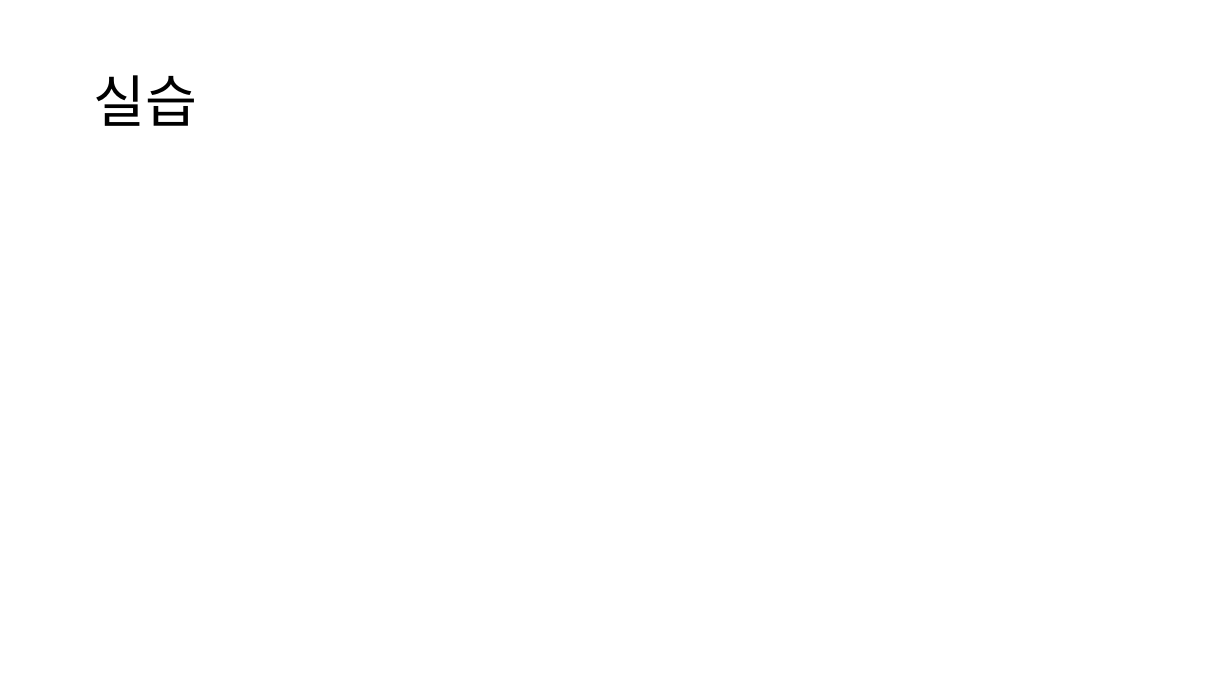
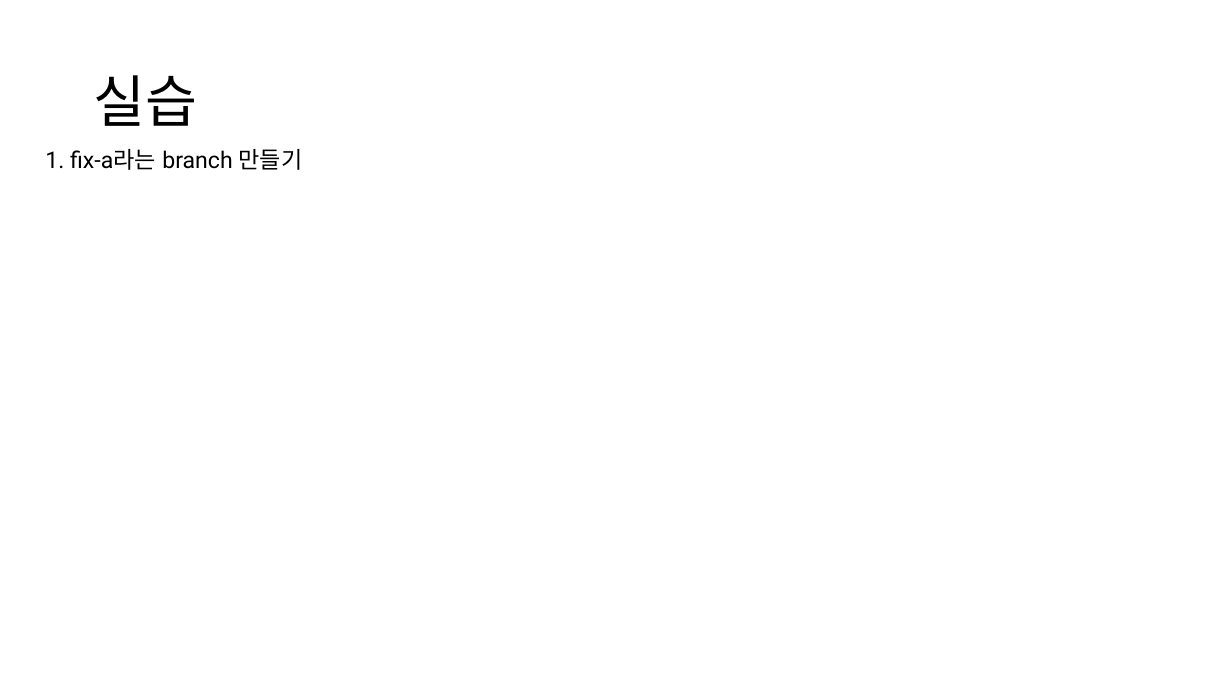
Before and after one commit to Joseph-GM/ppt-git, a slide deck: slide 15 of git-github-joseph.pptx. Drawn at 1232x693 pixels with LibreOffice and Linux fonts; fonts in the diff are those of the drawing. Boxes give left, top, right and bottom in pixels: in the first picture for what was removed or moved away, otherwise in the second. Text is boxed around its words. In the diff, an @@ line names an element or a change of style, - is before the commit and + after.

Commit message:
test push

```diff
--- a/git-github-joseph.pptx
+++ b/git-github-joseph.pptx
@@ text added at [45,149,303,170], 18 pt, text #000000 @@
+1. fix-a라는 branch 만들기
```
